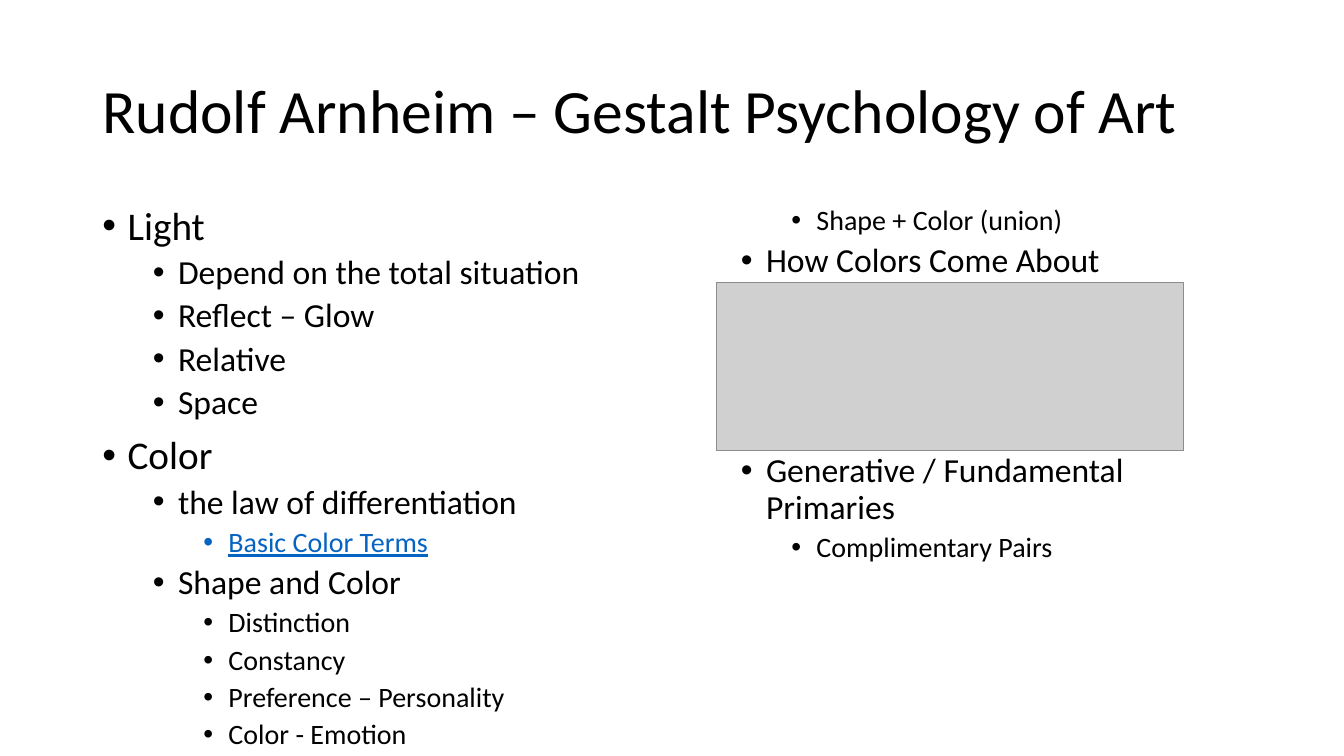
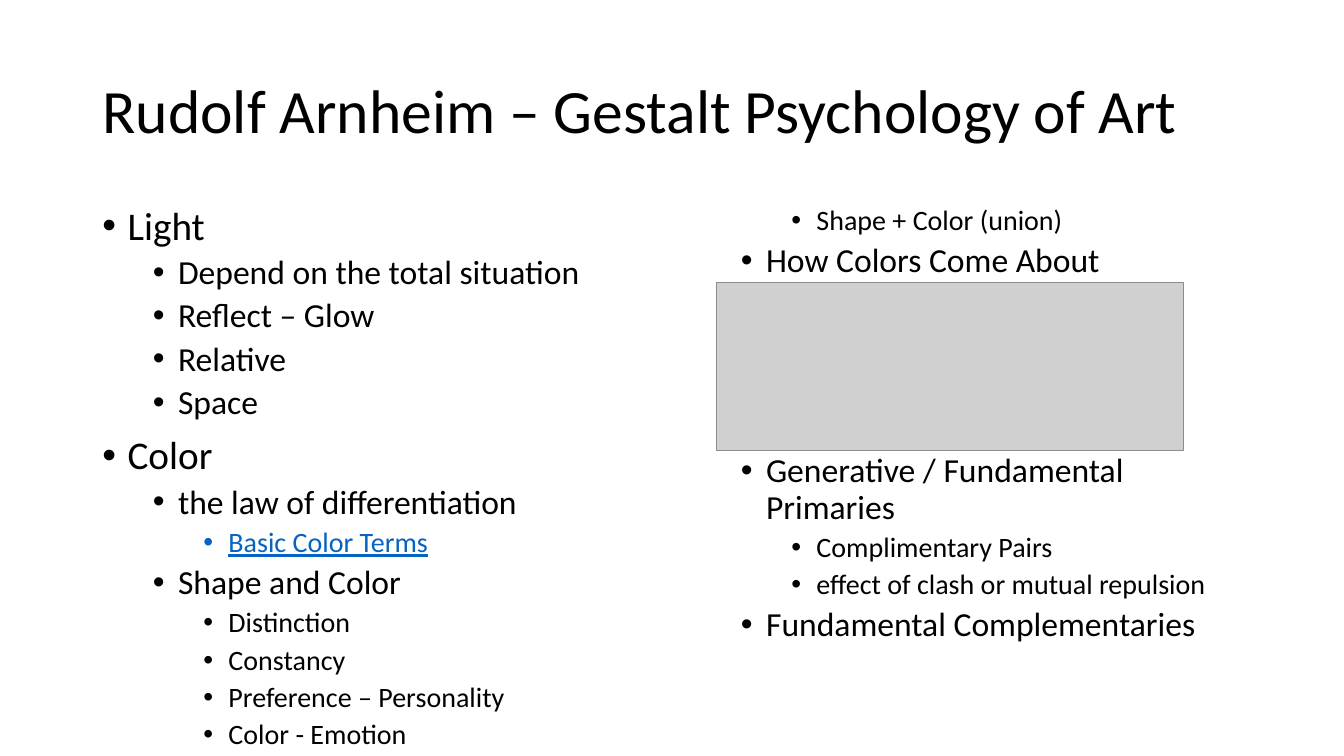
Before and after one commit to PatriciaXiao/Conclusion, a slide deck: slide 13 of Conclusion.pptx. Drawn at 1344x756 pixels with LibreOffice and Linux fonts; fonts in the diff are those of the drawing; grey boxes stand for pictures. Boxes give left, top, right and bottom in pixels: in the first picture for what was removed or moved away, otherwise in the second. Text is boxed around its words. In the diff, an @@ line names an element or a change of style, - is before the commit and + after.

```diff
--- a/Conclusion.pptx
+++ b/Conclusion.pptx
@@ text at (766, 574, 1205, 642): paragraphs added @@
+    • effect of clash or mutual repulsion
+  • Fundamental Complementaries
```
Also in this commit, not shown: 1 other slide changed, 1 slide added, 1 other file.
